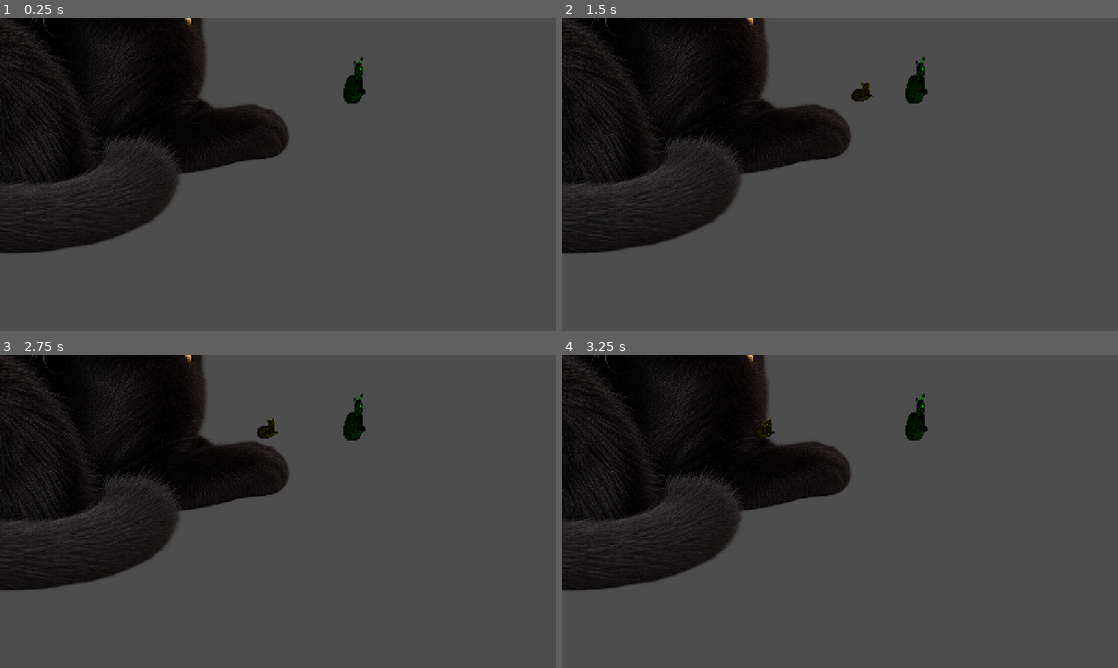
Above: before the commit, frames 1-4 (two rows, left to right).
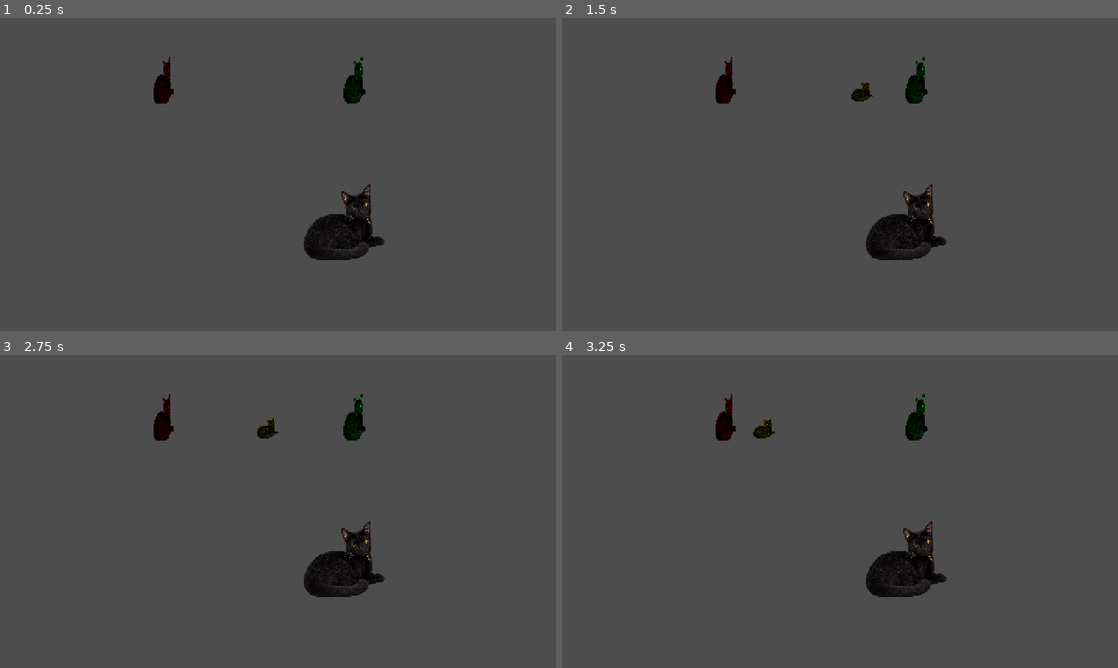
Above: after the commit, the same moments.

Repository: CAHSI-Game-Studios/CGS-project
Game: Godot game, scene res://games/gameB/scenes/GameBScene.tscn
Same seed, same stepped clock (60 frames per second), same inputs: the game is played once before the commit and once after it. This scene is started directly instead of the project's main scene.
Inputs (mouse positions are in pixels of both pictures, inside the frame that each line leads up to):
- Up to frame 1 (0.25 s): no input
- Up to frame 2 (1.5 s): tap Enter (ui_accept) at 0.5, 0.77 s; move the mouse to (962, 158) at 0.52 s; hold W (move_up) 0.53-1.28 s; tap D (d_note) at 0.6 s; click (962, 158) at 0.67 s; move the mouse to (728, 190) at 1.27 s; hold S (move_down) from 1.28 s (still down); tap J (j_note) at 1.35 s
- Up to frame 3 (2.75 s): tap Enter (ui_accept) at 1.52 s; move the mouse to (333, 442) at 2.02 s; release S (move_down) at 2.03 s; hold W (move_up) from 2.03 s (still down); tap K (k_note) at 2.1 s
- Up to frame 4 (3.25 s): keep holding W (move_up); move the mouse to (812, 574) at 2.77 s; tap T (open_terminal) at 2.85 s; click (812, 574) at 2.92 s; tap Enter (ui_accept) at 3.02 s

The runs differ from the first frame. In frame 1, 29% of the frame differs, in the area x 0-70%, y 0-78%; in frame 2, 29%; in frame 3, 29%; in frame 4, 29%.

Commit message:
Fixed sprite size

Diff:
--- a/src/games/gameB/scenes/GameBScene.tscn
+++ b/src/games/gameB/scenes/GameBScene.tscn
@@ -46,6 +46,7 @@
 [node name="WaitTime" type="Timer" parent="." unique_id=1233303639]
 
 [node name="GameBplayer" parent="." unique_id=1405707498 instance=ExtResource("3_svbff")]
+position = Vector2(206, 960)
 
 [connection signal="timeout" from="NoteHandler/NoteSpawner/SpawnTimer" to="." method="_on_spawn_timer_timeout"]
 [connection signal="area_entered" from="NoteHandler/NoteDespawner" to="." method="_on_note_despawner_area_entered"]
--- a/src/games/gameB/scenes/game_bplayer.tscn
+++ b/src/games/gameB/scenes/game_bplayer.tscn
@@ -7,4 +7,6 @@
 script = ExtResource("1_jltyl")
 
 [node name="Sprite2D" type="Sprite2D" parent="." unique_id=1164506287]
+position = Vector2(584, -487.75)
+scale = Vector2(0.14243759, 0.15541126)
 texture = ExtResource("2_8vqiv")
